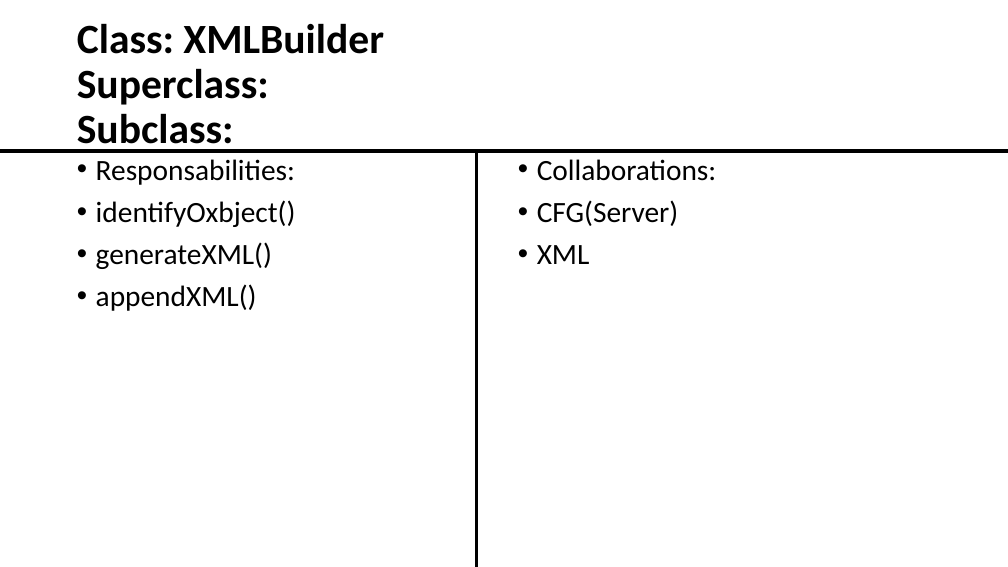
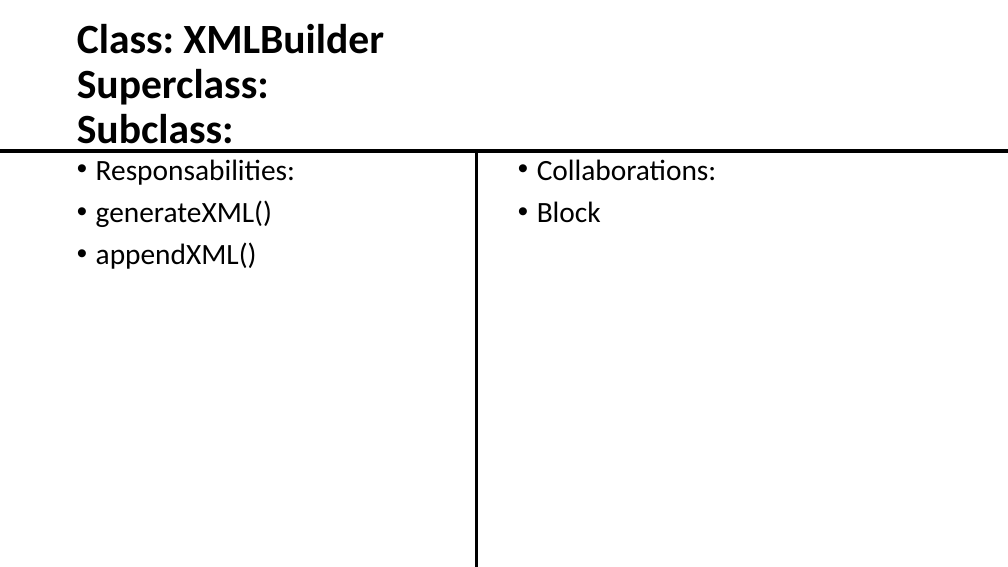
Before and after one commit to MartinDeliraGalvan/SoftwareConstructionRepo, a slide deck: slide 9 of Classes_IndexCards.pptx (slide 7 before the commit). Drawn at 1008x567 pixels with LibreOffice and Linux fonts; fonts in the diff are those of the drawing. Boxes give left, top, right and bottom in pixels: in the first picture for what was removed or moved away, otherwise in the second. Text is boxed around its words. In the diff, an @@ line names an element or a change of style, - is before the commit and + after.

```diff
--- a/Classes_IndexCards.pptx
+++ b/Classes_IndexCards.pptx
@@ text at [96,200,296,227]: paragraph removed @@
-• identifyOxbject()
@@ text at [537,201,601,223]: text changed @@
-• CFG(Server)
-• XML
+• Block
```
Also in this commit, not shown: 10 other slides changed, 1 slide removed.
